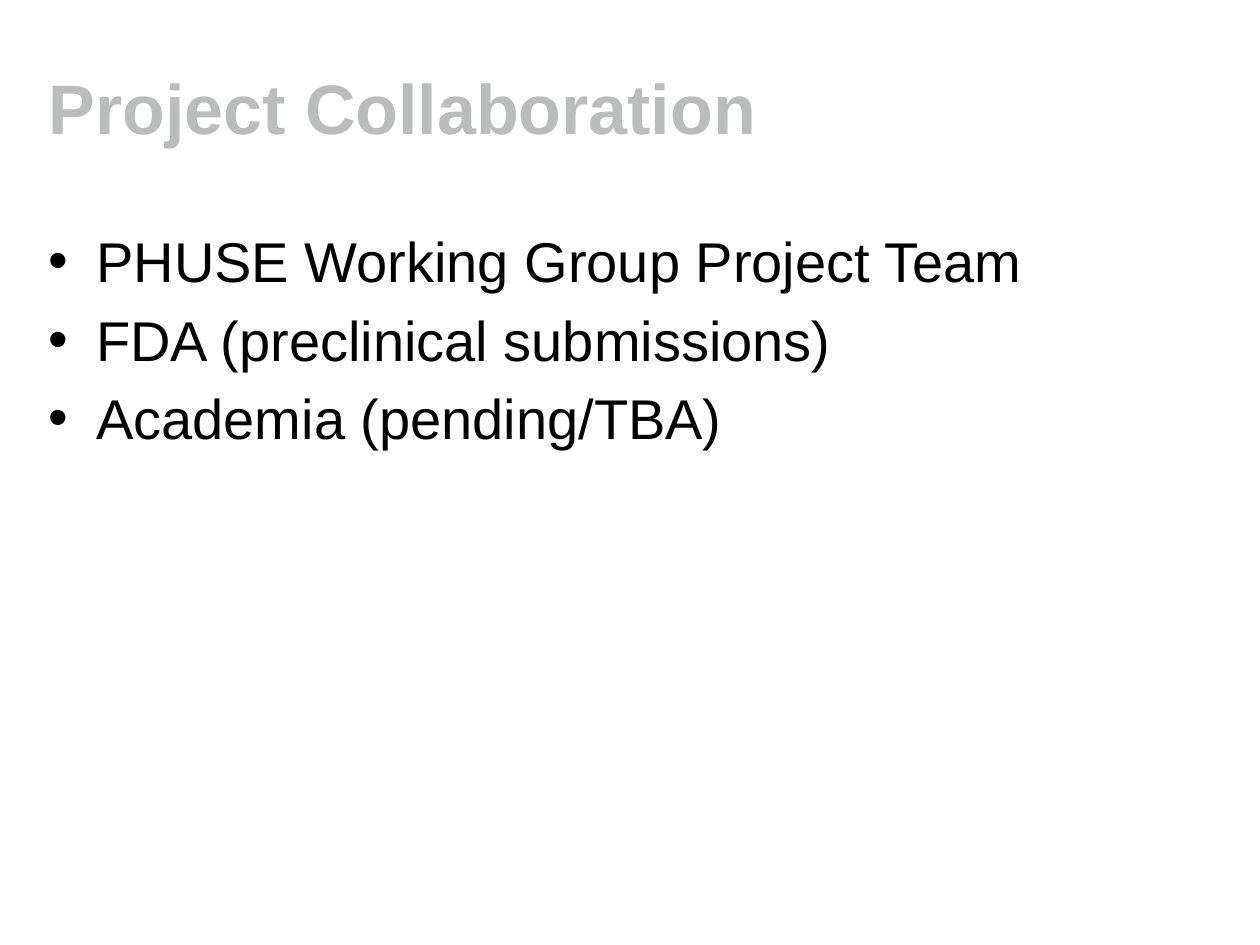
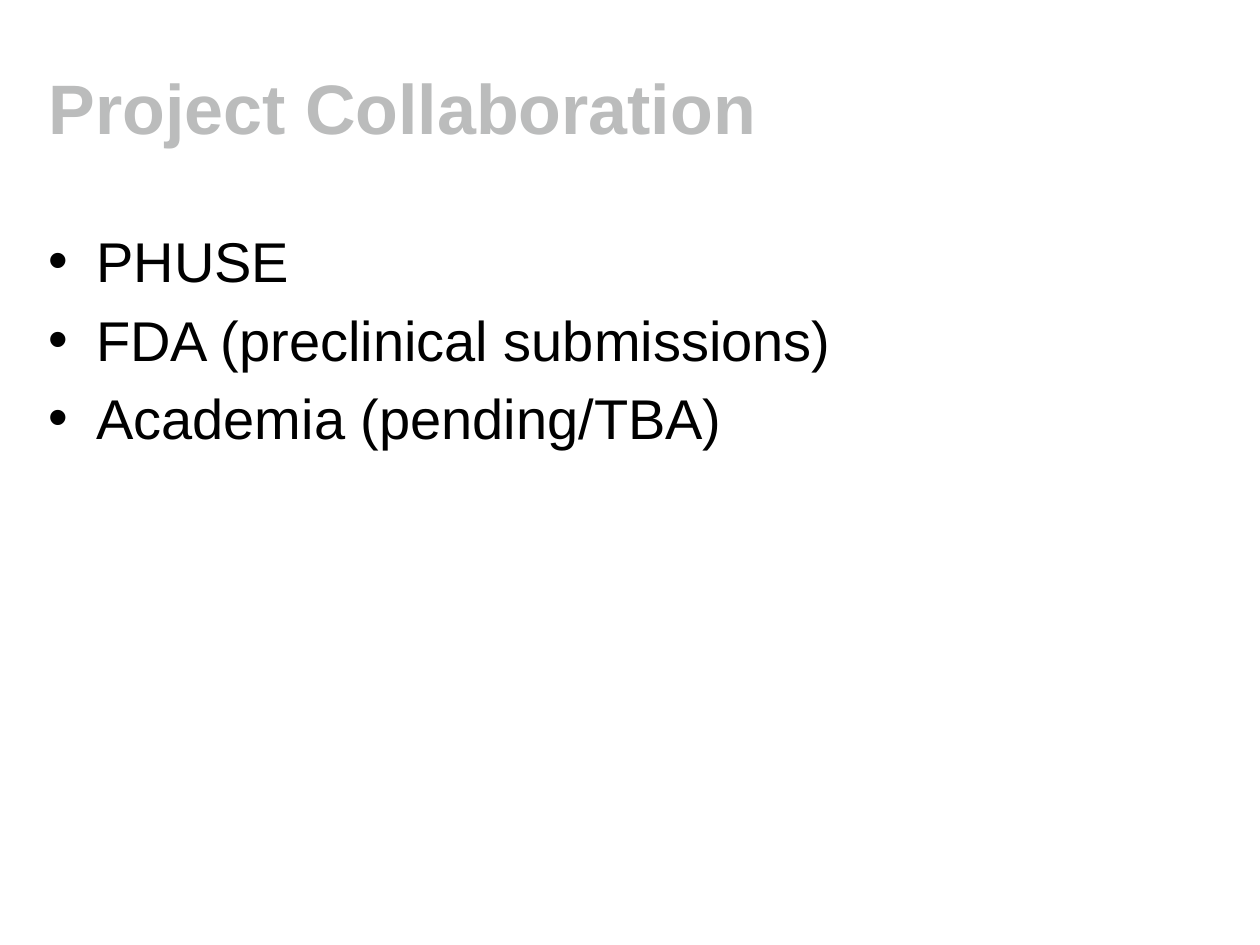
Before and after one commit to phuse-org/SENDConform, a slide deck: slide 3 of doc/Meetings/StudyDataValidation-PHUSEWebinarWed-2020-03-25.pptx. Drawn at 1260x945 pixels with LibreOffice and Linux fonts; fonts in the diff are those of the drawing; background and template pictures are left out. Boxes give left, top, right and bottom in pixels: in the first picture for what was removed or moved away, otherwise in the second. Text is boxed around its words. In the diff, an @@ line names an element or a change of style, - is before the commit and + after.

```diff
--- a/doc/Meetings/StudyDataValidation-PHUSEWebinarWed-2020-03-25.pptx
+++ b/doc/Meetings/StudyDataValidation-PHUSEWebinarWed-2020-03-25.pptx
@@ text at (96, 243, 289, 283): text changed @@
-• PHUSE Working Group Project Team
+• PHUSE
```
Also in this commit, not shown: 8 other slides changed, 1 slide removed, 1 other file.
